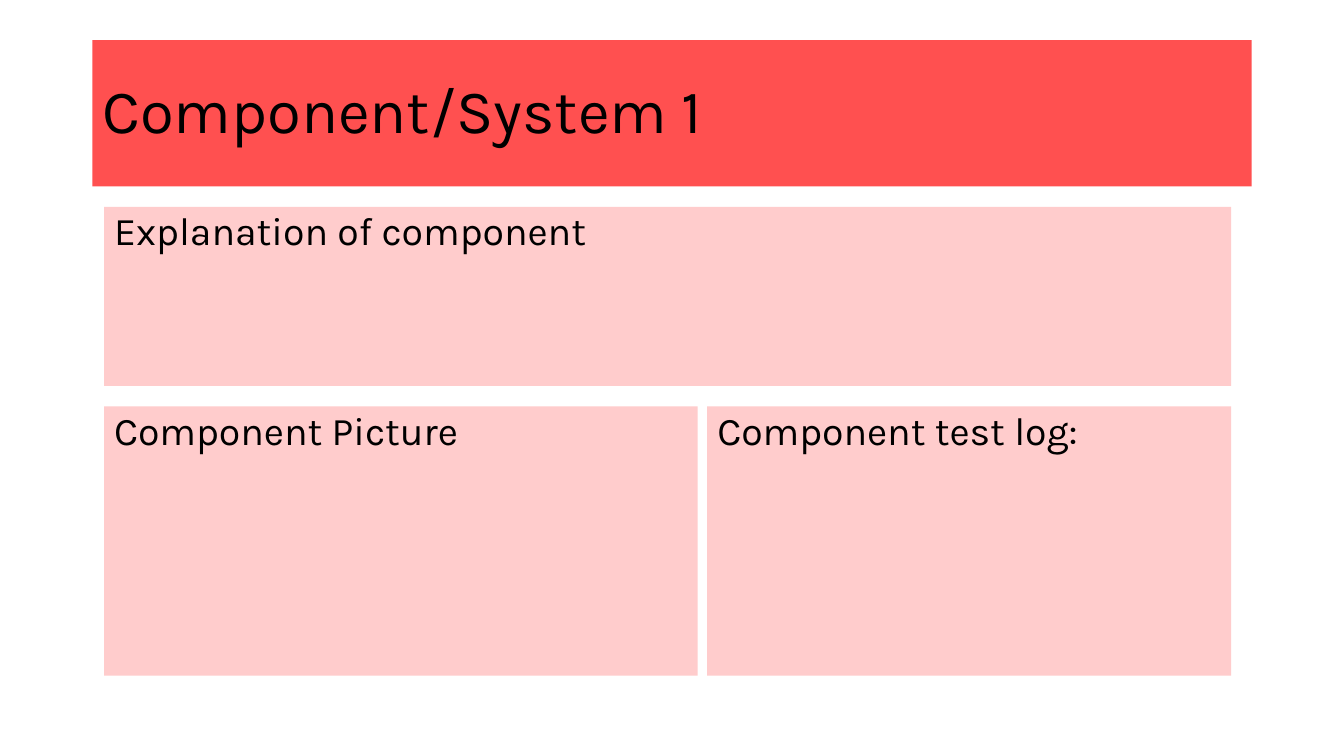
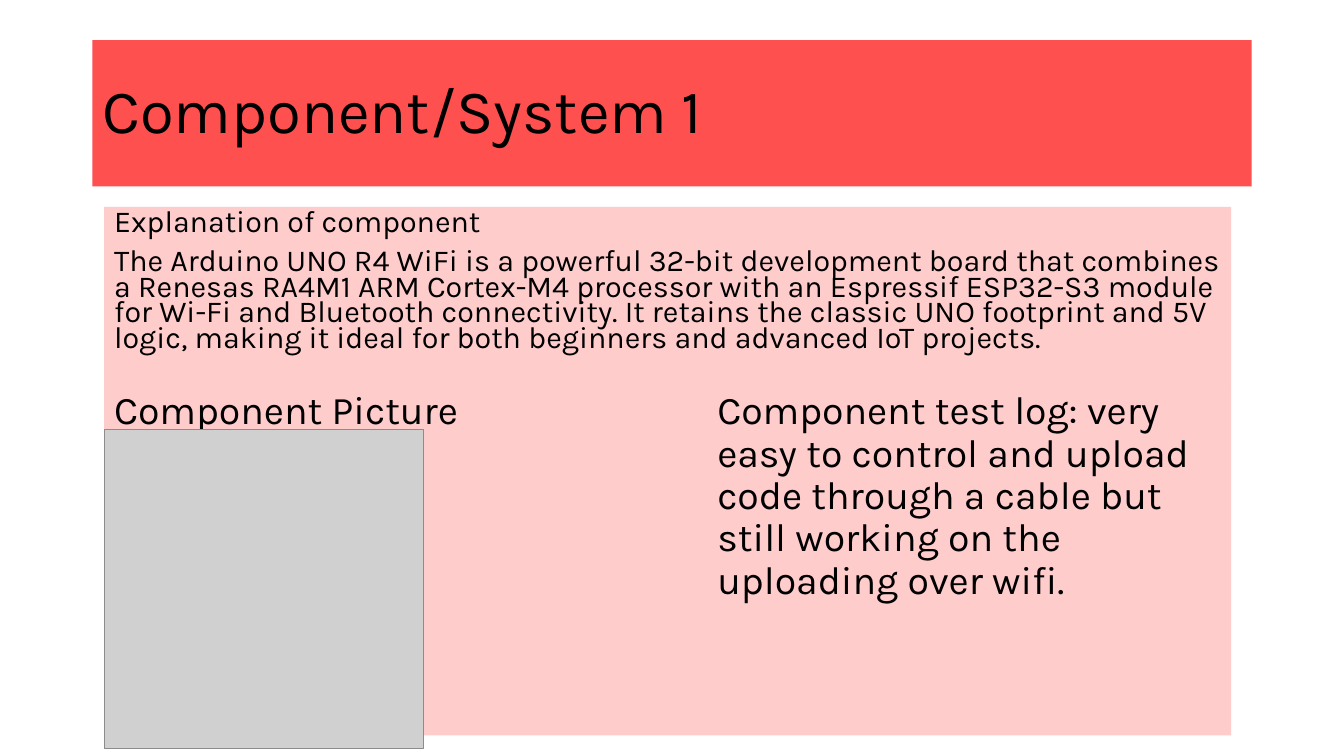
Before and after one commit to Heinrich70/Heinrich-13-Di-70cc-hybrid-pitbike, a slide deck: slide 11 of AS91904 Electronics your name.pptx. Drawn at 1344x756 pixels with LibreOffice and Linux fonts; fonts in the diff are those of the drawing; grey boxes stand for pictures. Boxes give left, top, right and bottom in pixels: in the first picture for what was removed or moved away, otherwise in the second. Text is boxed around its words. In the diff, an @@ line names an element or a change of style, - is before the commit and + after.

```diff
--- a/AS91904 Electronics your name.pptx
+++ b/AS91904 Electronics your name.pptx
@@ text at [114,205,481,239]: size 28 to 21.7 pt in "Explanation of component"; line spacing 0.9 to 0.7 @@
@@ text at [114,250,1220,356]: paragraph added @@
+The Arduino UNO R4 WiFi is a powerful 32-bit development board that combines a Renesas RA4M1 ARM Cortex-M4 processor with an Espressif ESP32-S3 module for Wi-Fi and Bluetooth connectivity. It retains the classic UNO footprint and 5V logic, making it ideal for both beginners and advanced IoT projects.
@@ rectangle "Component Picture": place and size @@
-rectangle "Component Picture" at [104,406,698,676]
+rectangle "Component Picture" at [104,386,707,736]
@@ rectangle "Component test log: very easy ...": place and size @@
-rectangle "Component test log: very easy ..." at [708,406,1232,676]
+rectangle "Component test log: very easy ..." at [708,386,1232,736]
@@ text in rectangle at [717,397,1189,604]: text changed @@
-Component test log:
+Component test log: very easy to control and upload code through a cable but still working on the uploading over wifi.
@@ picture added at [104,430,423,749] @@
```
Also in this commit, not shown: 15 other slides changed.
